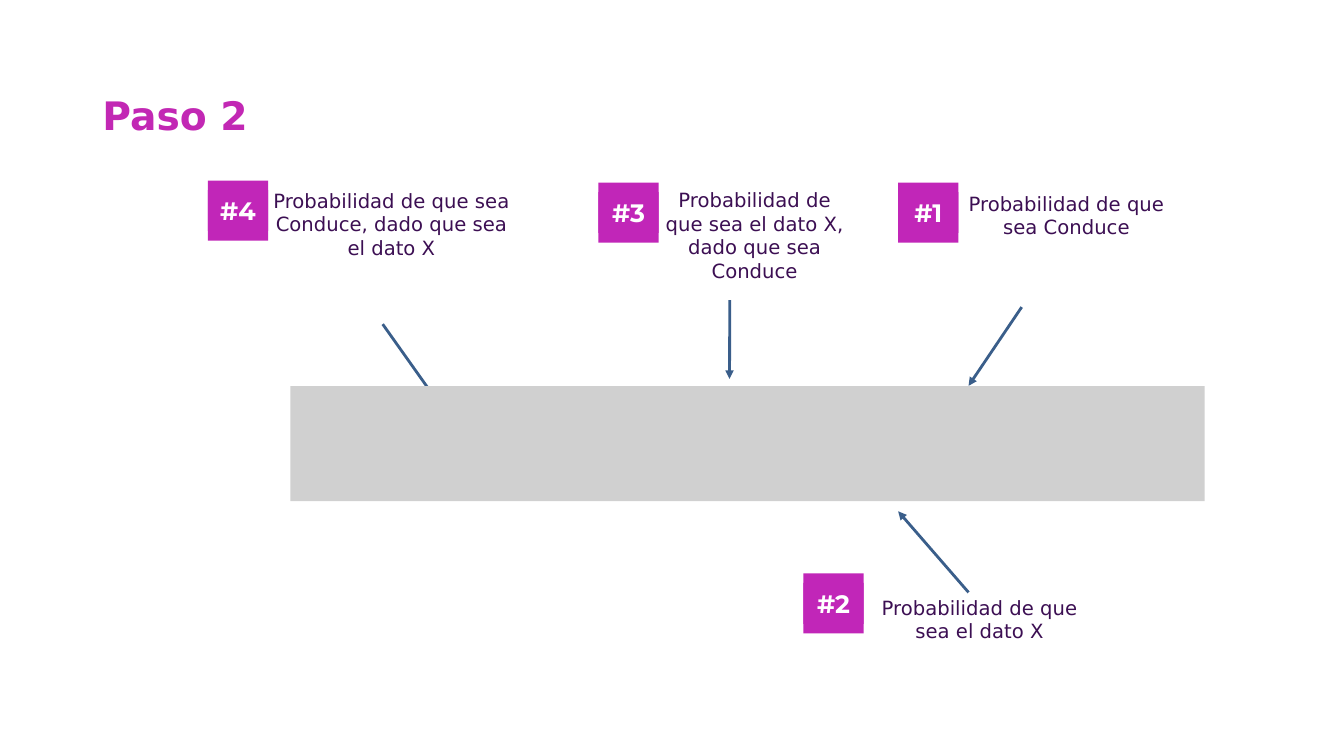
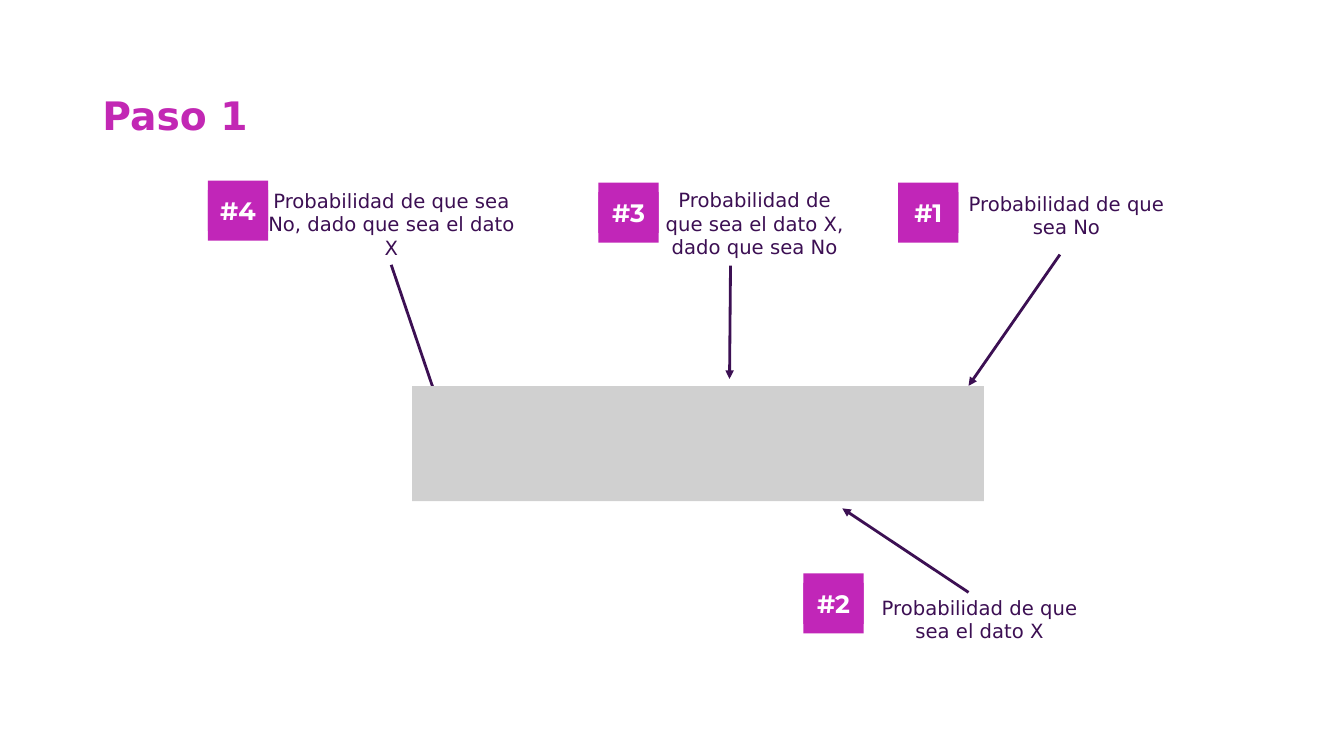
Before and after one commit to csameshiman/Axity_Curso_ML_2023, a slide deck: slide 7 of Diapositivas/Parte 03.Clasificación/03_03_Naive_Bayes.pptx (slide 8 before the commit). Drawn at 1344x756 pixels with LibreOffice and Linux fonts; fonts in the diff are those of the drawing; grey boxes stand for pictures; background and template pictures are left out. Boxes give left, top, right and bottom in pixels: in the first picture for what was removed or moved away, otherwise in the second. Text is boxed around its words. In the diff, an @@ line names an element or a change of style, - is before the commit and + after.

```diff
--- a/Diapositivas/Parte 03.Clasificación/03_03_Naive_Bayes.pptx
+++ b/Diapositivas/Parte 03.Clasificación/03_03_Naive_Bayes.pptx
@@ title at (102, 101, 247, 131): text changed @@
-Paso 2
+Paso 1
@@ text at (268, 193, 514, 255): text changed @@
-Probabilidad de que sea Conduce, dado que sea el dato X
+Probabilidad de que sea No, dado que sea el dato X
@@ text at (666, 192, 844, 258): text changed @@
-Probabilidad de que sea el dato X, dado que sea Conduce
+Probabilidad de que sea el dato X, dado que sea No
@@ text at (969, 196, 1164, 235): text changed @@
-Probabilidad de que sea Conduce
+Probabilidad de que sea No
@@ arrow moved from (383, 325) - (438, 402) to (391, 265) - (438, 402) @@
@@ arrow (391, 265) - (438, 402): stroke #3A5E8A 2 pt to #3C1053 2 pt @@
@@ arrow moved from (730, 300) - (730, 379) to (731, 266) - (730, 379) @@
@@ arrow (731, 266) - (730, 379): stroke #3A5E8A 2 pt to #3C1053 2 pt @@
@@ arrow moved from (1022, 308) - (969, 386) to (1061, 255) - (969, 386) @@
@@ arrow (1061, 255) - (969, 386): stroke #3A5E8A 2 pt to #3C1053 2 pt @@
@@ picture: place and size @@
-picture at (290, 386, 1205, 501)
+picture at (412, 386, 984, 501)
@@ arrow moved from (969, 593) - (898, 511) to (969, 593) - (843, 508) @@
@@ arrow (969, 593) - (843, 508): stroke #3A5E8A 2 pt to #3C1053 2 pt @@
```
Also in this commit, not shown: 14 other slides changed.
